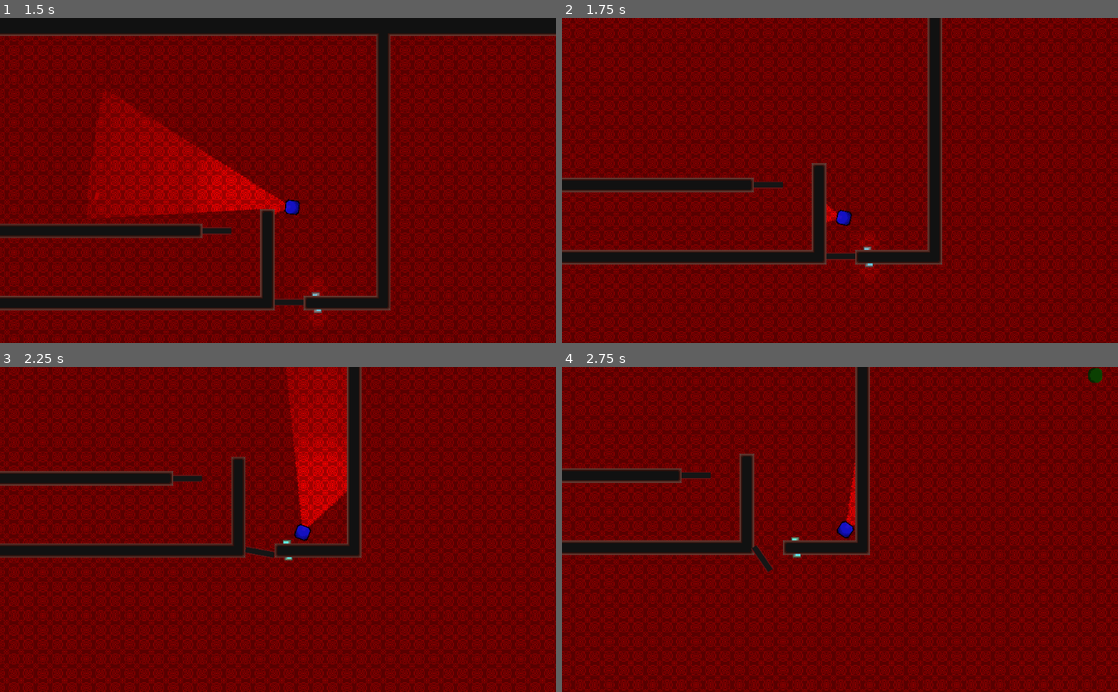
Above: before the commit, frames 1-4 (two rows, left to right).
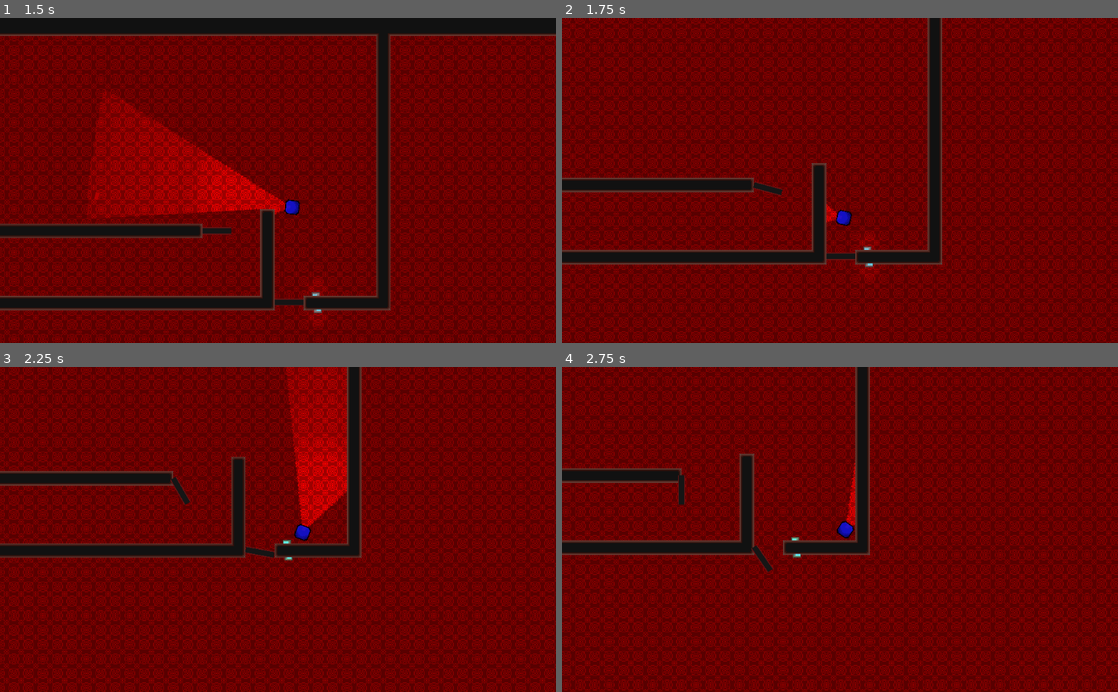
Above: after the commit, the same moments.

Repository: DrSpectre/experimento_juegos
Game: Godot game, scene res://Mundo.tscn
Same seed, same stepped clock (60 frames per second), same inputs: the game is played once before the commit and once after it.
Inputs (mouse positions are in pixels of both pictures, inside the frame that each line leads up to):
- Up to frame 1 (1.5 s): tap Enter at 0.5 s; move the mouse to (400, 164) at 0.52 s; hold D (derecha) 0.53-1.28 s; tap E (interaccion) at 0.6 s; move the mouse to (166, 196) at 1.27 s; hold S (abajo) from 1.28 s (still down); click (166, 196) at 1.35 s
- Up to frame 2 (1.75 s): keep holding S (abajo); tap E (interaccion) at 1.55 s
- Up to frame 3 (2.25 s): move the mouse to (333, 458) at 2.02 s; release S (abajo) at 2.03 s; hold D (derecha) from 2.03 s (still down); tap E (interaccion) at 2.1 s
- Up to frame 4 (2.75 s): keep holding D (derecha)

Frame 1 is identical in both runs. In frame 2, 0.1% of the frame differs, in the area x 34-40%, y 50-55%; in frame 3, 0.2%; in frame 4, 0.3%, in the area x 20-98%, y 0-43%.

Commit message:
[YNS] Cambios al mundo que no se que hagan

Diff:
--- a/Mundo.tscn
+++ b/Mundo.tscn
@@ -537,6 +537,7 @@
 
 [node name="puerta" parent="." instance=ExtResource( 5 )]
 position = Vector2( 272, 232 )
+controladores_exteriores = [ NodePath("../indicador_interaccion") ]
 
 [node name="puerta2" parent="." instance=ExtResource( 5 )]
 position = Vector2( 352, 311 )
@@ -552,7 +553,8 @@
 position = Vector2( 398, 299 )
 
 [node name="Enemigo1" parent="." instance=ExtResource( 2 )]
-position = Vector2( 729, 121 )
+position = Vector2( 372, 621 )
+rotation = -2.25209
 
 [node name="consola" parent="." instance=ExtResource( 8 )]
 position = Vector2( 398, 296 )
